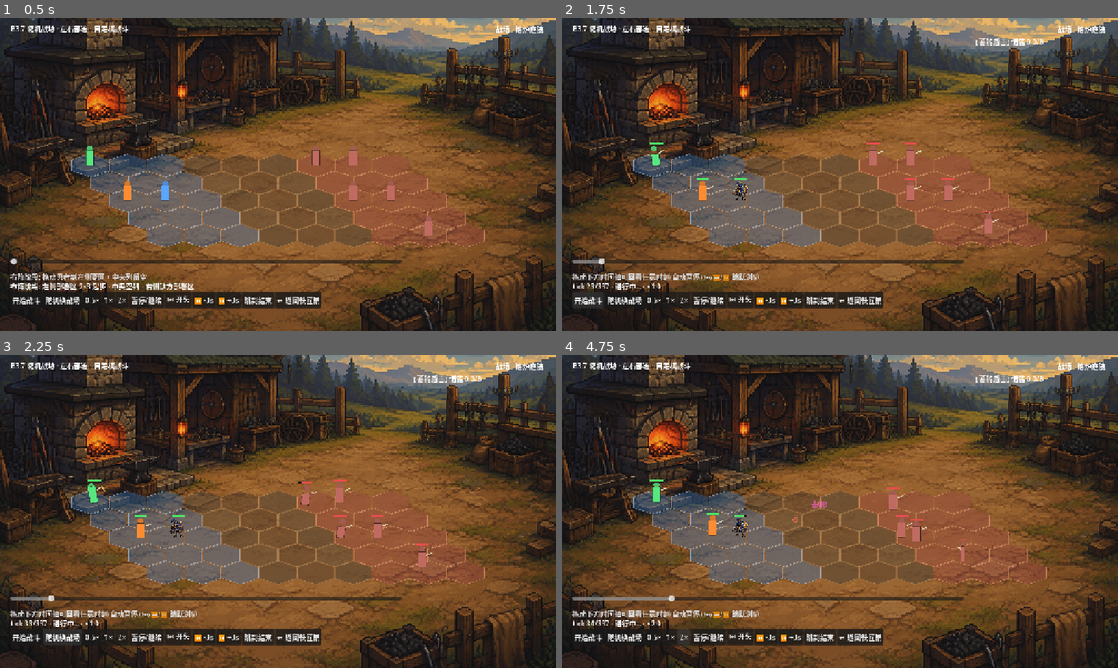
Above: before the commit, frames 1-4 (two rows, left to right).
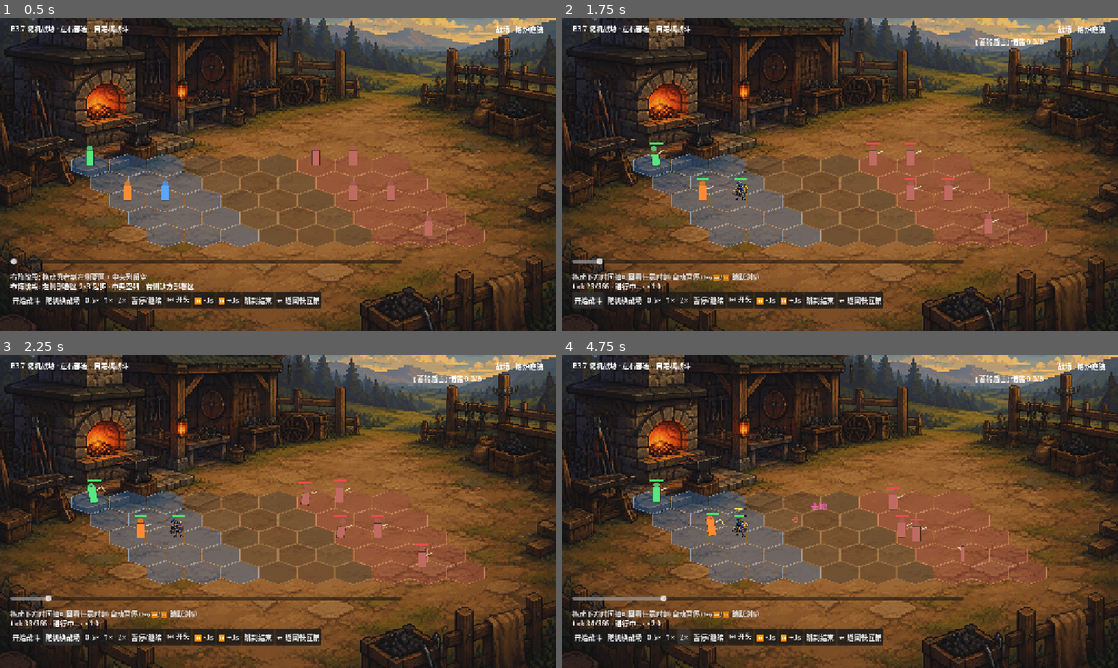
Above: after the commit, the same moments.

Repository: wuzhang114/forgegod
Game: Godot game, scene res://scenes/battle/battle_demo.tscn
Two runs of this game, one before a commit and one after it. Both use one fixed random seed, a clock stepped at 60 frames per second and the inputs below. This scene is started directly instead of the project's main scene.
Inputs:
- Up to frame 1 (0.5 s): no input
- Up to frame 2 (1.75 s): click "开始战斗" at 0.5 s; click "开始战斗" at 1.25 s
- Up to frame 3 (2.25 s): click "随机换战场" at 2 s
- Up to frame 4 (4.75 s): click "0.5×" at 2.75 s; click "1×" at 3.5 s; click "2×" at 4.25 s

Frame 1 is identical in both runs. In frame 2, less than 0.1% of the frame differs, in the area x 6-9%, y 76-87%; in frame 3, less than 0.1%; in frame 4, 0.2%, in the area x 7-48%, y 46-87%.

Commit message:
feat(sim): command化攻击调度 - 远程弹道延迟命中(flight tick)+表现层金矢飞行

Diff:
--- a/godot-prototype/core/runtime/battle_sim.gd
+++ b/godot-prototype/core/runtime/battle_sim.gd
@@ -39,10 +39,14 @@
 var blocked_cells: Dictionary = {}
 ## 格效果(地形/羁绊修饰层): id -> {id, cell, owner, kind, lifetime}(lifetime<0 永续)
 var cell_effects: Dictionary = {}
+## 延迟命中命令队列(command 化攻击调度): {hit_tick, source_id, target_id, tag, from, to}
+var pending_hits: Array = []
 
 const SIM_CONTRACT := SimContract
 ## 目标粘性窗口(tick): 锁定的目标在窗口内不因距离变化而更换(原目标死亡除外)
 const TARGET_STICKY_TICKS := 60
+## 远程弹道: 每格飞行 tick(20Hz 下 4 tick = 0.2s/格)
+const RANGED_FLIGHT_TICKS := 4
 
 
 func _init(seed_value: int = 1) -> void:
@@ -234,13 +238,14 @@
 	for ent in entities.values():
 		if ent.alive and ent.current_action.is_empty():
 			decide(ent)
-	# 弹道/区域/光束/墙/召唤物/格效果
+	# 弹道/区域/光束/墙/召唤物/格效果/延迟命中命令
 	_tick_projectiles()
 	_tick_zones()
 	_tick_beams()
 	_tick_walls()
 	_tick_summons()
 	_tick_cell_effects()
+	_tick_pending_hits()
 	# 状态到期
 	if tick % 50 == 0:
 		for ent in entities.values():
@@ -295,7 +300,7 @@
 				e.current_action = {}
 
 
-## 判定窗开始: 结算一次攻击
+## 判定窗开始: 结算一次攻击(远程且目标距离>1 时改为发射弹道,延迟到命中 tick 结算)
 func _on_active_begin(e: Dictionary) -> void:
 	var a: Dictionary = e.current_action
 	if DefAction.is_block_tag(a.tag):
@@ -303,13 +308,31 @@
 		return
 	var target: Dictionary = entities.get(a.target_id, {})
 	if target.is_empty() or not target.alive:
-		_broadcast_for(e.id, "attack", {"target": {"id": a.target_id}, "attack_damage": e.atk,
-			"hit_landed": 0, "hit_crit": 0.0, "tick": tick})
-		push_event({"kind": "attack", "source_id": e.id, "target_id": a.target_id, "action_tag": a.tag,
-			"tick": tick, "hit_landed": 0, "crit_tier": 0.0, "base": 0.0,
-			"final_damage": 0.0, "blocked": false, "blocked_damage": 0.0,
-			"armor_after": 0.0, "statuses": [], "cause_ids": []})
-		return
+		_attack_missed(e, a)
+		return
+	# 远程弹道: 距离>1 时发射(飞行 tick 后命中);近战/贴脸立即结算(旧行为不变)
+	if a.tag == "ranged" and Grid.dist(e.grid, target.grid) > 1:
+		var flight: int = maxi(Grid.dist(e.grid, target.grid) - 1, 1) * RANGED_FLIGHT_TICKS
+		pending_hits.append({"hit_tick": tick + flight, "source_id": e.id,
+			"target_id": a.target_id, "tag": a.tag, "from": e.grid, "to": target.grid})
+		push_event({"kind": "projectile_launch", "source_id": e.id, "target_id": a.target_id,
+			"tick": tick, "flight": flight, "from": e.grid, "to": target.grid})
+		return
+	_resolve_hit(e, target, a)
+
+
+## 目标缺失/已死亡的空攻击事件(出手落空)
+func _attack_missed(e: Dictionary, a: Dictionary) -> void:
+	_broadcast_for(e.id, "attack", {"target": {"id": a.target_id}, "attack_damage": e.atk,
+		"hit_landed": 0, "hit_crit": 0.0, "tick": tick})
+	push_event({"kind": "attack", "source_id": e.id, "target_id": a.target_id, "action_tag": a.tag,
+		"tick": tick, "hit_landed": 0, "crit_tier": 0.0, "base": 0.0,
+		"final_damage": 0.0, "blocked": false, "blocked_damage": 0.0,
+		"armor_after": 0.0, "statuses": [], "cause_ids": []})
+
+
+## 攻击命中结算(近战在判定窗开始时;弹道在命中 tick 被命令队列触发)
+func _resolve_hit(e: Dictionary, target: Dictionary, a: Dictionary) -> void:
 	var result := Chain.resolve_attack(_atk_source(e), target, a.tag, rng, dmg_bonus, _vulnerability_of(target), {})
 	var damage_done: float = result.final_damage if result.landed else 0.0
 	# 契约事件(定向): attack(无论命中) -> 攻击者; block -> 格挡者; hurt -> 受击者
@@ -340,6 +363,28 @@
 		_kill(e, target)
 
 
+## 延迟命中命令到期结算(远程弹道到达)
+func _tick_pending_hits() -> void:
+	if pending_hits.is_empty():
+		return
+	for h in pending_hits.duplicate():
+		if int(h.hit_tick) > tick:
+			continue
+		pending_hits.erase(h)
+		var src: Dictionary = entities.get(h.source_id, {})
+		var tgt: Dictionary = entities.get(h.target_id, {})
+		if src.is_empty():
+			push_event({"kind": "attack", "source_id": h.source_id, "target_id": h.target_id,
+				"action_tag": h.tag, "tick": tick, "hit_landed": 0, "crit_tier": 0.0,
+				"base": 0.0, "final_damage": 0.0, "blocked": false, "blocked_damage": 0.0,
+				"armor_after": 0.0, "statuses": [], "cause_ids": []})
+			continue
+		if tgt.is_empty() or not tgt.alive:
+			_attack_missed(src, {"tag": h.tag, "target_id": h.target_id})
+			continue
+		_resolve_hit(src, tgt, {"tag": h.tag, "target_id": h.target_id})
+
+
 func _kill(attacker: Dictionary, target: Dictionary) -> void:
 	target.alive = false
 	target.deaths += 1
--- a/godot-prototype/scenes/battle/battle_demo.gd
+++ b/godot-prototype/scenes/battle/battle_demo.gd
@@ -378,6 +378,37 @@
 			_float(pos, "破甲!", Color(1.0, 0.7, 0.4))
 		"status_apply":
 			_float(pos, "+" + str(ev.get("status", "")), Color(0.9, 0.6, 0.4))
+		"projectile_launch":
+			_spawn_projectile_fx(ev)
+
+
+## 弹道飞行表现: 金矢从发射格滑向目标格(飞行时长与 sim 一致)
+func _spawn_projectile_fx(ev: Dictionary) -> void:
+	var from: Vector2 = px_of(ev.get("from", Vector2i.ZERO))
+	var to: Vector2 = px_of(ev.get("to", Vector2i.ZERO))
+	var flight := maxf(float(ev.get("flight", 4)), 1.0) / 20.0  # tick -> 秒
+	var proj := ProjFX.new()
+	proj.position = from
+	proj.rotation = (to - from).angle()
+	ui.layer.add_child(proj)
+	var tw := create_tween()
+	tw.tween_property(proj, "position", to, flight).set_trans(Tween.TRANS_LINEAR)
+	tw.tween_callback(proj.queue_free)
+
+
+## 弹道节点: 金箭头(短尾线 + 箭头)
+class ProjFX:
+	extends Node2D
+	var color := Color(1.0, 0.85, 0.4)
+
+	func _init() -> void:
+		z_index = 12
+
+	func _draw() -> void:
+		draw_circle(Vector2.ZERO, 3.5, color)
+		draw_line(Vector2(-4, 0), Vector2(-15, 0), color, 2.0)
+		draw_colored_polygon(PackedVector2Array([
+			Vector2(5, 0), Vector2(-1, -3.5), Vector2(-1, 3.5)]), color)
 
 
 func _px_of_eid(eid: String) -> Vector2:
--- a/godot-prototype/tests/run_headless.gd
+++ b/godot-prototype/tests/run_headless.gd
@@ -16,6 +16,7 @@
 const BattleB2 := preload("res://tests/test_battle_b2.gd")
 const BoardFxTests := preload("res://tests/test_board_effects.gd")
 const StickyTests := preload("res://tests/test_target_sticky.gd")
+const RangedTests := preload("res://tests/test_ranged_flight.gd")
 const ForgeTests := preload("res://tests/test_forge.gd")
 const GodTests := preload("res://tests/test_scripted_god.gd")
 const BalanceTests := preload("res://tests/test_balance.gd")
@@ -779,6 +780,7 @@
 	_test_battle_b2()
 	_test_board_fx()
 	_test_sticky()
+	_test_ranged()
 	_test_forge_core()
 	_test_scripted_god()
 	_test_balance()
@@ -1701,6 +1703,13 @@
 	_check(r.ok, "目标粘性测试全绿")
 
 
+func _test_ranged() -> void:
+	var t := RangedTests.new()
+	var r: Dictionary = t.run()
+	print("-- 远程弹道: 通过 %d / 失败 %d --" % [r.pass, r.fail])
+	_check(r.ok, "远程弹道测试全绿")
+
+
 func _test_forge_core() -> void:
 	var t := ForgeTests.new()
 	var r: Dictionary = t.run()
--- /dev/null
+++ b/godot-prototype/tests/test_ranged_flight.gd
@@ -0,0 +1,96 @@
+## 远程弹道(command 化延迟命中)测试 —— 建议 2。
+## 由 run_headless.gd 调用; 运行: godot --headless --path godot-prototype -s tests/run_headless.gd
+
+extends RefCounted
+
+const DefEntity := preload("res://core/runtime/sim_entity.gd")
+const BattleSim := preload("res://core/runtime/battle_sim.gd")
+
+var _passes := 0
+var _fails := 0
+
+
+func run() -> Dictionary:
+	_test_ranged_flight()
+	_test_melee_unchanged()
+	return {"ok": _fails == 0, "pass": _passes, "fail": _fails}
+
+
+func _check(cond: bool, label: String) -> void:
+	if cond:
+		_passes += 1
+	else:
+		_fails += 1
+		printerr("RANGED FAIL: " + label)
+
+
+func _mk(id: String, role: String, kind: String, faction: String, grid: Vector2i, range_hex: int = 1) -> Dictionary:
+	return DefEntity.make(id, kind, faction, id, role,
+		{"hp": 100.0, "atk": 10.0, "armor": 5.0, "hit": 0.9, "evade": 0.05,
+			"grid": grid, "range_hex": range_hex})
+
+
+func _test_ranged_flight() -> void:
+	var sim := BattleSim.new(7)
+	var ranger := _mk("hero_r", "ranger", "hero", "player", Vector2i(0, 1), 4)
+	var mob := _mk("mob_1", "brute", "enemy", "enemy", Vector2i(3, 1))
+	DefEntity.apply_status(mob, "rooted", 99999, "t")     # 定身: 不移动
+	DefEntity.apply_status(mob, "stunned", 99999, "t")    # 眩晕: 不还手(避免转火干扰)
+	sim.add_entity(ranger)
+	sim.add_entity(mob)
+
+	var launch_tick := -1
+	var launch_flight := 0
+	var attack: Dictionary = {}
+	var guard := 0
+	while sim.tick <= 300 and attack.is_empty():
+		sim.tick_once()
+		for ev in sim.events:
+			if ev.get("kind") == "projectile_launch" and launch_tick < 0:
+				launch_tick = int(ev.tick)
+				launch_flight = int(ev.flight)
+			if ev.get("kind") == "attack" and ev.get("hit_landed", -1) >= 0:
+				attack = ev
+		guard += 1
+		if guard > 500:
+			break
+
+	_check(launch_tick >= 0, "远程射击产生 projectile_launch(弹道发射)")
+	if launch_tick >= 0:
+		_check(not attack.is_empty(), "弹道到达后有 attack 结算事件")
+		if not attack.is_empty():
+			_check(int(attack.get("hit_landed", 0)) == 1, "弹道命中")
+			_check(float(attack.get("final_damage", 0.0)) > 0.0, "弹道伤害>0")
+			var d := 3 - 1  # 距离 3 格 -> 飞行 (3-1)*4 = 8 tick
+			_check(launch_flight == d * BattleSim.RANGED_FLIGHT_TICKS,
+				"飞行 tick == (距离-1)*每格tick (实际 %d)" % launch_flight)
+			_check(int(attack.get("tick", -1)) == launch_tick + launch_flight,
+				"attack 事件发生在命中 tick (出手 %d + 飞行 %d)" % [launch_tick, launch_flight])
+
+
+func _test_melee_unchanged() -> void:
+	var sim := BattleSim.new(7)
+	var guard := _mk("hero_g", "guard", "hero", "player", Vector2i(0, 2), 1)
+	var mob := _mk("mob_2", "brute", "enemy", "enemy", Vector2i(1, 2))
+	DefEntity.apply_status(mob, "rooted", 99999, "t")
+	DefEntity.apply_status(mob, "stunned", 99999, "t")
+	sim.add_entity(guard)
+	sim.add_entity(mob)
+
+	var launch_count := 0
+	var attack: Dictionary = {}
+	var guard2 := 0
+	while sim.tick <= 300 and attack.is_empty():
+		sim.tick_once()
+		for ev in sim.events:
+			if ev.get("kind") == "projectile_launch":
+				launch_count += 1
+			if ev.get("kind") == "attack" and ev.get("hit_landed", -1) >= 0:
+				attack = ev
+		guard2 += 1
+		if guard2 > 500:
+			break
+
+	_check(launch_count == 0, "近战攻击不发射弹道")
+	_check(not attack.is_empty() and int(attack.get("hit_landed", 0)) == 1, "近战立即命中")
+	_check(float(attack.get("final_damage", 0.0)) > 0.0, "近战伤害>0")
